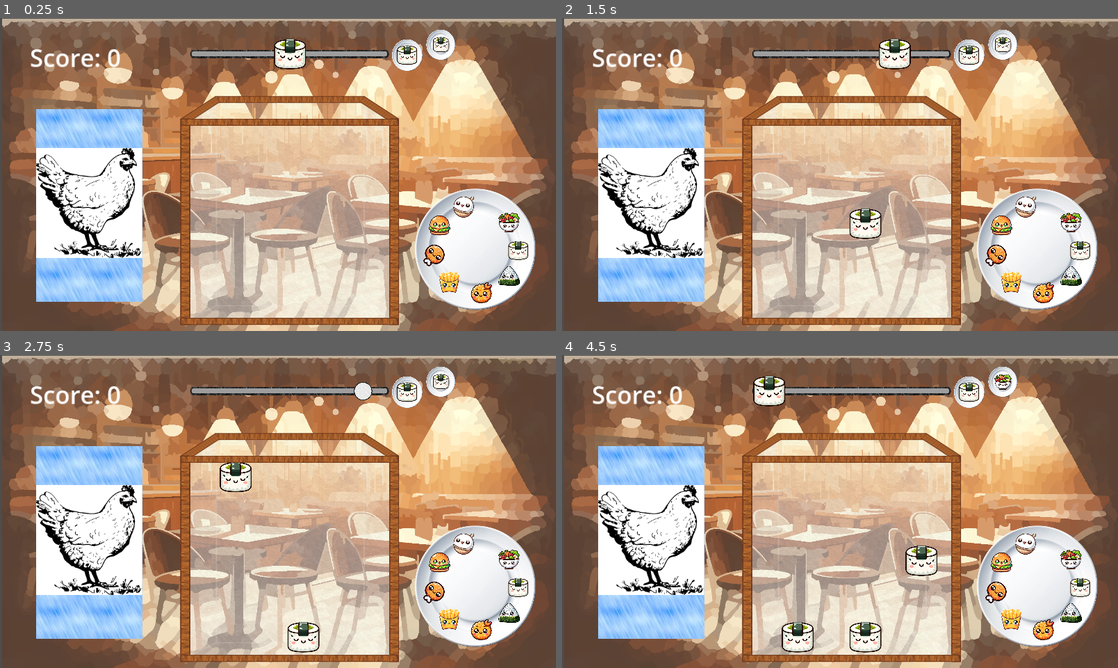
Above: before the commit, frames 1-4 (two rows, left to right).
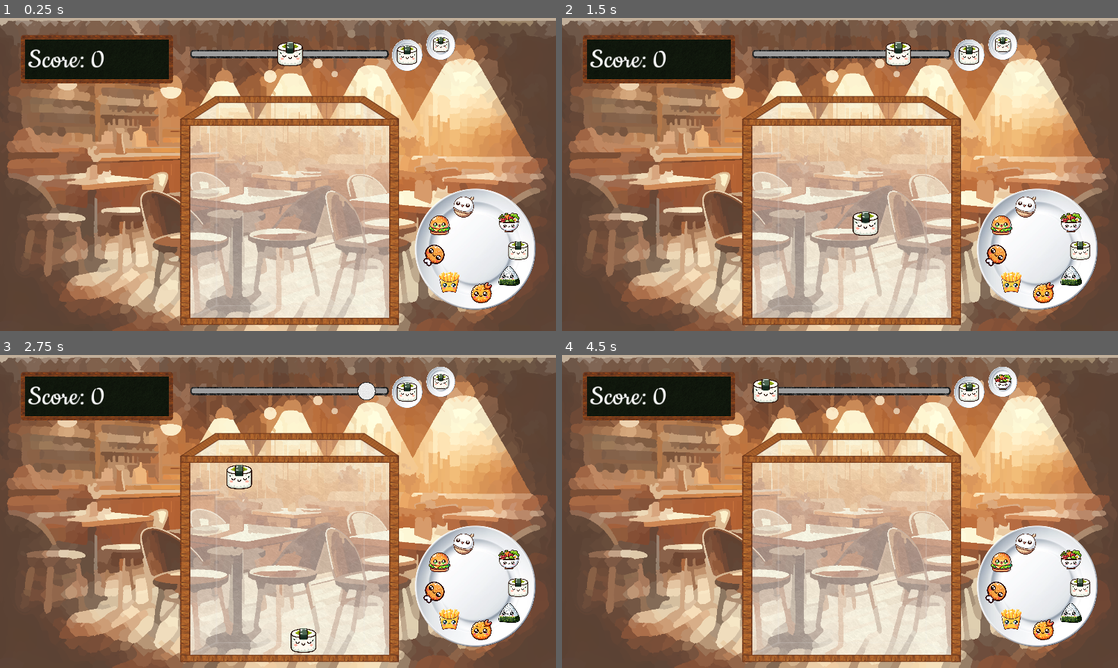
Above: after the commit, the same moments.

Repository: Niwatori401/DropGame
Game: Godot game, scene res://main_root.tscn
Two runs of this game, one before a commit and one after it. Both use one fixed random seed, a clock stepped at 60 frames per second and the inputs below.
Inputs:
- Up to frame 1 (0.25 s): no input
- Up to frame 2 (1.5 s): tap Enter at 0.5 s; hold Right (move_right) 0.53-1.28 s; tap S (drop_ball) at 0.6, 1.35 s; hold Left (move_left) from 1.28 s (still down)
- Up to frame 3 (2.75 s): release Left (move_left) at 2.03 s; hold Right (move_right) from 2.03 s (still down); tap S (drop_ball) at 2.1 s
- Up to frame 4 (4.5 s): tap S (drop_ball) at 2.85, 3.6, 4.35 s; release Right (move_right) at 3.53 s; hold Left (move_left) from 3.53 s (still down); tap R (restart_game, bound only after the commit) at 4.15 s

The runs differ from the first frame. In frame 1, 22% of the frame differs, in the area x 0-100%, y 0-100%; in frame 2, 22%; in frame 3, 22%; in frame 4, 23%.

Commit message:
Main music now loops Add game over condition Add custom fonts

Diff:
--- a/Dropper.gd
+++ b/Dropper.gd
@@ -3,9 +3,12 @@
 const move_speed = 800
 @export var ball_scene : PackedScene
 @onready var score_counter = get_tree().get_nodes_in_group("score")[0]
+@onready var mainnode = get_tree().get_nodes_in_group("main")[0]
+
 const ball_sprite_scale_for_next = 0.18;
 const ball_sprite_scale_for_next_next = 0.14;
 var can_drop = true;
+var can_move = true;
 
 var current_ball_index : int
 var next_ball_index : int
@@ -23,6 +26,8 @@
 	self.rail_length = texture.get_width() * scale.x
 
 func _process(delta):
+	if !can_move:
+		return;
 
 	if Input.is_action_pressed("move_left"):
 		position_offset -= delta * move_speed
@@ -43,6 +48,9 @@
 
 	$DropperHead.transform.origin[0] = position_offset
 
+func _on_new_game():
+	can_move = true;
+
 
 func spawn_falling_ball():
 	var newball = ball_scene.instantiate()
@@ -55,6 +63,12 @@
 	newball.get_node("Hitbox/Sprite").play(str(newball.ball_type))
 	newball.update_scale()
 	newball.connect("popped", score_counter._on_ball_popped)
+	newball.connect("game_over", mainnode._on_game_over)
+	newball.connect("game_over", self._on_game_over)
+
+
+func _on_game_over():
+	can_move = false;
 
 func get_random_index():
 	var randval = randf()
--- a/Score.gd
+++ b/Score.gd
@@ -4,15 +4,13 @@
 
 # Called when the node enters the scene tree for the first time.
 func _ready():
-	self.text = "Score: " + str(score)
-
+	self.text = "Score: " + str(score);
 
 
 # Called every frame. 'delta' is the elapsed time since the previous frame.
 func _process(delta):
 	self.text = "Score: " + str(score)
 
-
 func _on_ball_popped(ball_type):
 	self.score += ball_type * 5
 	self.text = "Score: " + str(score)
--- a/Score.tscn
+++ b/Score.tscn
@@ -1,5 +1,6 @@
-[gd_scene load_steps=3 format=3 uid="uid://3m53sb0x2u24"]
+[gd_scene load_steps=4 format=3 uid="uid://3m53sb0x2u24"]
 
+[ext_resource type="FontFile" uid="uid://demx0aaebdrhf" path="res://font/cookie/Cookie-Regular.ttf" id="1_3qvw5"]
 [ext_resource type="Script" path="res://Score.gd" id="1_4nnbi"]
 
 [sub_resource type="Theme" id="Theme_03bm5"]
@@ -11,5 +12,7 @@
 offset_right = 471.0
 offset_bottom = 153.0
 theme = SubResource("Theme_03bm5")
+theme_override_fonts/normal_font = ExtResource("1_3qvw5")
+theme_override_font_sizes/normal_font_size = 69
 text = "Score: 100"
 script = ExtResource("1_4nnbi")
--- a/ball.gd
+++ b/ball.gd
@@ -1,12 +1,13 @@
 extends RigidBody2D
 signal popped(ball_type)
+signal game_over
 
 @export var ball_type : int = 1
 @export var max_ball_type : int = 8
 @export var base_scale : float = 4.675
 
 
-var ball_sizes = [0.6, 0.75, .9, 1.1, 1.3, 1.5, 1.8, 2.2]
+var ball_sizes = [0.4, 0.6, .8, 1.0, 1.2, 1.4, 1.6, 1.0]
 var ball_masses = [0.6, 0.75, .9, 1.1, 1.3, 1.5, 2.0, 2.5]
 var ball_pitches = [1, 0.8, 0.7, 0.6, 0.5, 0.4, 0.25, 0.1]
 var should_teleport : bool = false
@@ -64,6 +65,9 @@
 		$Thud.play();
 		time_since_thud = 0;
 
+	if body.is_in_group("FailLine"):
+		emit_signal("game_over");
+
 	if body.is_in_group("ball") and body.ball_type == self.ball_type and body.ball_type < self.max_ball_type:
 		self.ball_type += 1
 		should_teleport = true
--- /dev/null
+++ b/main_root.gd
@@ -0,0 +1,38 @@
+extends Node
+
+signal new_game
+
+# RUNNING GAMEOVER
+var game_state : String = "RUNNING";
+
+# Called when the node enters the scene tree for the first time.
+func _ready():
+	$GameOver.modulate.a = 0;
+	$GameOver.hide();
+	connect("new_game", $Dropper._on_new_game);
+# Called every frame. 'delta' is the elapsed time since the previous frame.
+func _process(delta):
+	if game_state == "GAMEOVER" and $GameOver.modulate.a < 1:
+		$GameOver.modulate.a += delta;
+
+	if Input.is_action_just_pressed("restart_game"):
+		restart_game();
+
+
+func restart_game():
+	$Score/ScoreLabel.text = str(0);
+	$GameOver.hide();
+	$BGM.stop();
+	$BGM.play();
+	emit_signal("new_game")
+
+	var nodes_in_group = get_tree().get_nodes_in_group("ball")
+	for node in nodes_in_group:
+		node.queue_free()
+
+	game_state = "RUNNING";
+
+
+func _on_game_over():
+	$GameOver.show();
+	self.game_state = "GAMEOVER";
--- a/main_root.tscn
+++ b/main_root.tscn
@@ -1,20 +1,28 @@
-[gd_scene load_steps=10 format=3 uid="uid://cpe33er6bhw26"]
+[gd_scene load_steps=14 format=3 uid="uid://cpe33er6bhw26"]
 
+[ext_resource type="Script" path="res://main_root.gd" id="1_0ih8u"]
 [ext_resource type="Texture2D" uid="uid://drkbfgixngr0p" path="res://art/background.png" id="1_hjl2a"]
 [ext_resource type="PackedScene" uid="uid://cc6ijvp7lc2vn" path="res://wall.tscn" id="1_tyudq"]
 [ext_resource type="Texture2D" uid="uid://dnkcb7nqw5opm" path="res://art/box.png" id="2_0t7x2"]
 [ext_resource type="PackedScene" uid="uid://d0aasxmpat2ch" path="res://dropper.tscn" id="2_suryt"]
 [ext_resource type="PackedScene" uid="uid://232acipa188l" path="res://ball_wheel.tscn" id="3_50ynx"]
 [ext_resource type="PackedScene" uid="uid://3m53sb0x2u24" path="res://Score.tscn" id="5_34tjh"]
+[ext_resource type="Texture2D" uid="uid://bich3qlxuy4qc" path="res://art/blackboard.png" id="6_cooaa"]
 [ext_resource type="PackedScene" uid="uid://decp1b3bqjrqw" path="res://Character.tscn" id="6_ofcic"]
 [ext_resource type="AudioStream" uid="uid://0xqouh58ade0" path="res://audio/Canon in D for Two Harps.mp3" id="8_e5vxy"]
 [ext_resource type="Texture2D" uid="uid://jfutcl4fr7k7" path="res://art/boxtop.png" id="8_rmwwa"]
+[ext_resource type="Texture2D" uid="uid://cdyxv2tf6ciwf" path="res://art/gameover.png" id="11_jfll4"]
 
-[node name="MainRoot" type="Node"]
+[sub_resource type="SegmentShape2D" id="SegmentShape2D_36y18"]
+a = Vector2(-2, 0)
+b = Vector2(3234, -16.9999)
 
-[node name="background" type="Sprite2D" parent="."]
-position = Vector2(578.5, 325)
-scale = Vector2(0.640067, 0.630859)
+[node name="MainRoot" type="Node" groups=["main"]]
+script = ExtResource("1_0ih8u")
+
+[node name="Background" type="Sprite2D" parent="."]
+position = Vector2(576, 324)
+scale = Vector2(0.642857, 0.632812)
 texture = ExtResource("1_hjl2a")
 
 [node name="BoxSprite" type="Sprite2D" parent="."]
@@ -22,37 +30,36 @@
 scale = Vector2(0.766026, 0.592461)
 texture = ExtResource("2_0t7x2")
 
-[node name="LeftWall" parent="." instance=ExtResource("1_tyudq")]
-position = Vector2(384, 422)
-scale = Vector2(-8.2304, 423.16)
-texture = null
-
-[node name="LeftWall2" parent="." instance=ExtResource("1_tyudq")]
-position = Vector2(817, 420)
-scale = Vector2(-9.2704, 423.16)
-texture = null
-
-[node name="BottomWall" parent="." instance=ExtResource("1_tyudq")]
-position = Vector2(602, 627)
-rotation = -4.71239
-scale = Vector2(15.445, -449.96)
-texture = null
-
 [node name="Dropper" parent="." instance=ExtResource("2_suryt")]
 position = Vector2(601.5, 74.9531)
 scale = Vector2(0.52, 0.655)
+
+[node name="Walls" type="Node" parent="."]
+
+[node name="LeftWall" parent="Walls" instance=ExtResource("1_tyudq")]
+position = Vector2(384, 422)
+rotation = -3.14159
+scale = Vector2(8.2304, -423.16)
+texture = null
+
+[node name="LeftWall2" parent="Walls" instance=ExtResource("1_tyudq")]
+position = Vector2(817, 420)
+rotation = -3.14159
+scale = Vector2(9.2704, -423.16)
+texture = null
+
+[node name="BottomWall" parent="Walls" instance=ExtResource("1_tyudq")]
+position = Vector2(602, 627)
+rotation = 1.5708
+scale = Vector2(15.445, -449.96)
+texture = null
 
 [node name="BallWheel" parent="." instance=ExtResource("3_50ynx")]
 position = Vector2(986, 478)
 scale = Vector2(0.5, 0.5)
 
-[node name="Score" parent="." instance=ExtResource("5_34tjh")]
-offset_left = 62.0
-offset_top = 47.0
-offset_right = 434.0
-offset_bottom = 149.0
-
 [node name="Body" parent="." instance=ExtResource("6_ofcic")]
+visible = false
 position = Vector2(185, 388)
 
 [node name="TopOfBoxSprite" type="Sprite2D" parent="."]
@@ -64,3 +71,40 @@
 stream = ExtResource("8_e5vxy")
 volume_db = -8.303
 autoplay = true
+
+[node name="FailLine" type="Node" parent="."]
+
+[node name="StaticBody2D" type="StaticBody2D" parent="FailLine" groups=["FailLine"]]
+position = Vector2(77, 475)
+
+[node name="FailLineHitBox" type="CollisionShape2D" parent="FailLine/StaticBody2D" groups=["FailLine"]]
+position = Vector2(-694, 335)
+shape = SubResource("SegmentShape2D_36y18")
+
+[node name="Score" type="Node" parent="."]
+
+[node name="ScoreBacking" type="Sprite2D" parent="Score"]
+position = Vector2(202, 86)
+scale = Vector2(0.5392, 0.5392)
+texture = ExtResource("6_cooaa")
+
+[node name="ScoreLabel" parent="Score" instance=ExtResource("5_34tjh")]
+offset_left = 58.0
+offset_top = 52.0
+offset_right = 430.0
+offset_bottom = 154.0
+scale = Vector2(0.905211, 0.905211)
+text = "Score: 0"
+
+[node name="GameOver" type="Sprite2D" parent="."]
+position = Vector2(620, 394)
+scale = Vector2(0.744097, 0.744097)
+texture = ExtResource("11_jfll4")
+
+[node name="Label" type="Label" parent="GameOver"]
+offset_left = -252.655
+offset_top = -104.825
+offset_right = 211.345
+offset_bottom = -12.825
+theme_override_font_sizes/font_size = 56
+text = "Press R to restart"
--- a/project.godot
+++ b/project.godot
@@ -13,12 +13,12 @@
 config/name="DropGame"
 run/main_scene="res://main_root.tscn"
 config/features=PackedStringArray("4.1", "Forward Plus")
+boot_splash/bg_color=Color(0, 0.160784, 0.192157, 1)
 config/icon="res://icon.svg"
 
 [display]
 
 window/stretch/mode="canvas_items"
-window/stretch/aspect="expand"
 
 [input]
 
@@ -41,3 +41,8 @@
 , Object(InputEventKey,"resource_local_to_scene":false,"resource_name":"","device":-1,"window_id":0,"alt_pressed":false,"shift_pressed":false,"ctrl_pressed":false,"meta_pressed":false,"pressed":false,"keycode":0,"physical_keycode":68,"key_label":0,"unicode":100,"echo":false,"script":null)
 ]
 }
+restart_game={
+"deadzone": 0.5,
+"events": [Object(InputEventKey,"resource_local_to_scene":false,"resource_name":"","device":-1,"window_id":0,"alt_pressed":false,"shift_pressed":false,"ctrl_pressed":false,"meta_pressed":false,"pressed":false,"keycode":0,"physical_keycode":82,"key_label":0,"unicode":114,"echo":false,"script":null)
+]
+}
Binary file added: art/blackboard.png
Not shown, added: art/blackboard.png.import
Binary file added: art/gameover.png
Not shown, added: art/gameover.png.import
Not shown, changed: audio/Canon in D for Two Harps.mp3.import
Binary file added: font/cookie/Cookie-Regular.ttf
Not shown, added: font/cookie/Cookie-Regular.ttf.import
Not shown, added: font/cookie/OFL.txt
Binary file added: font/grotesque/Grotesque Bourgeoisie.ttf
Not shown, added: font/grotesque/Grotesque Bourgeoisie.ttf.import
Not shown, added: font/grotesque/License.txt
